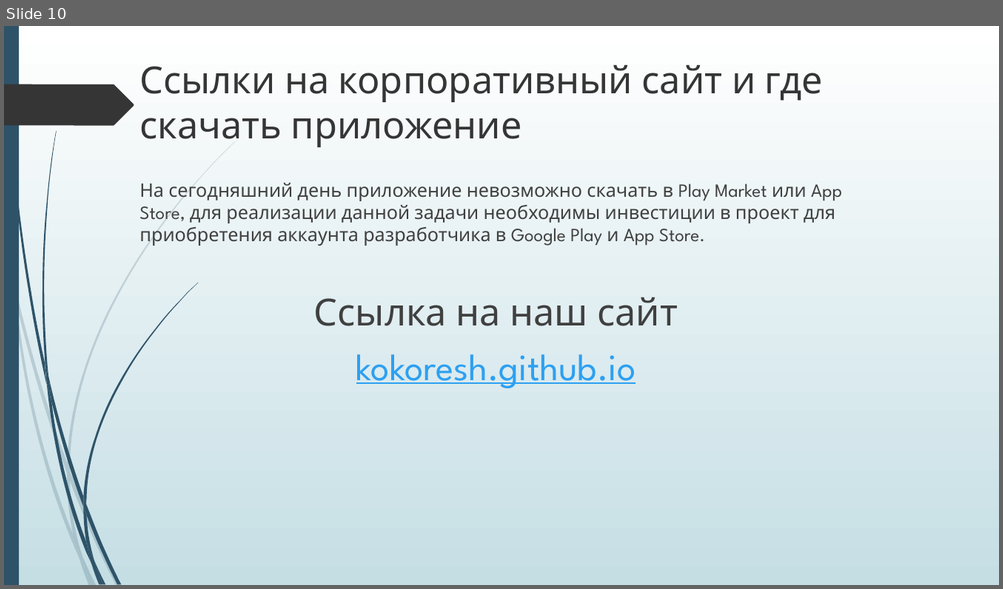
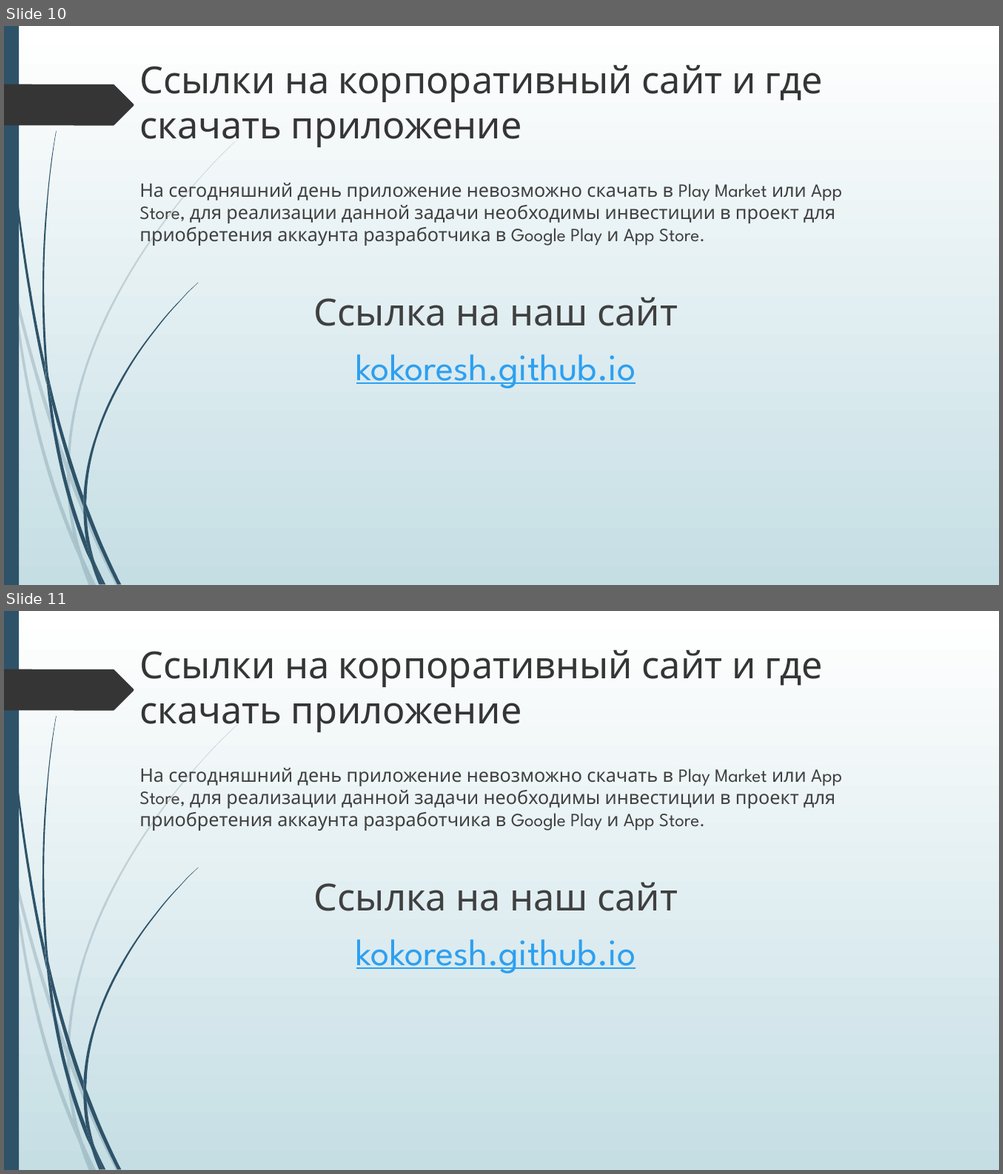
Before and after one commit to Kokoresh/Presentation, a slide deck: OPD.pptx. Shown one above the other, each under a label of ours: slide 10 before the commit, slides 10 and 11 after it. The pictures are 1003x589 and 1003x1174 pixels, drawn with LibreOffice and Linux fonts; fonts in the diff are those of the drawing. Boxes give left, top, right and bottom in pixels: in the first picture for what was removed or moved away, otherwise in the second. Text is boxed around its words. In the diff, an @@ line names an element or a change of style, - is before the commit and + after.

```diff
--- a/OPD.pptx
+++ b/OPD.pptx
@@ slide 11 added at [4, 611, 999, 1170], background gradient #FFFFFF to #C5DEE5; not listed: 24 template elements that a slide beside it also shows @@
@@ title added at [139, 650, 822, 732], 36 pt, text #353535 @@
+Ссылки на корпоративный сайт и где скачать приложение
@@ text added at [139, 768, 842, 974], 18 pt, text #404040 @@
+На сегодняшний день приложение невозможно скачать в Play Market или App Store, для реализации данной задачи необходимы инвестиции в проект для приобретения аккаунта разработчика в Google Play и App Store.
+Ссылка на наш сайт
+kokoresh.github.io
```
Also in this commit, not shown: 11 other slides added.
